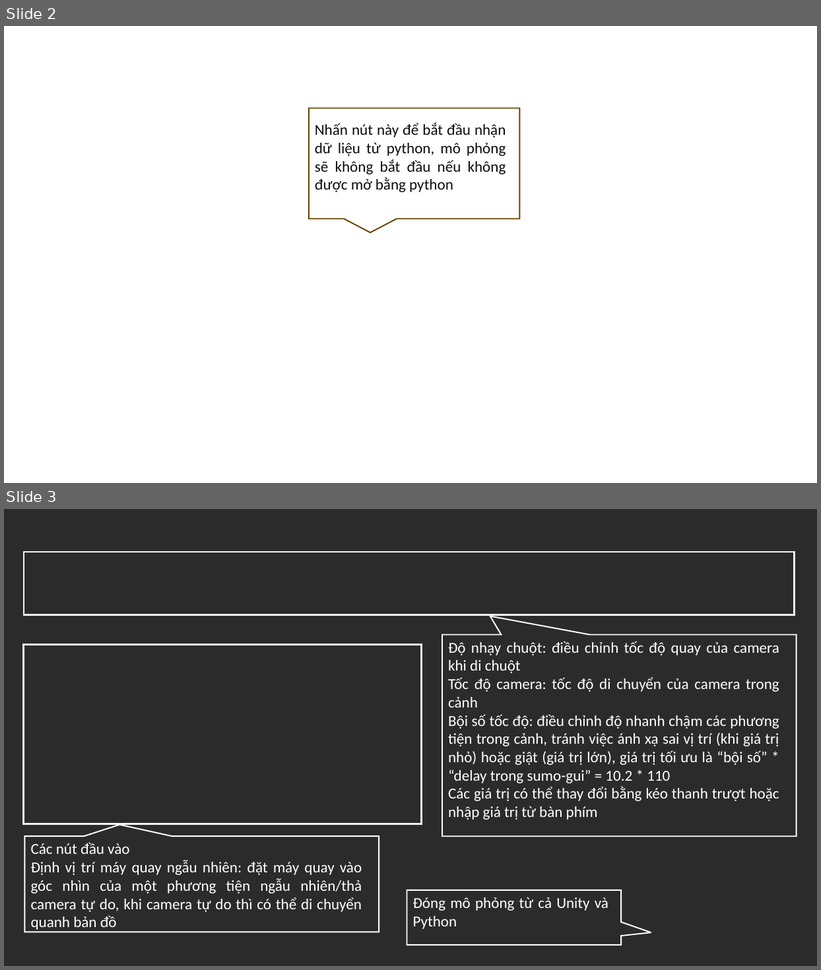
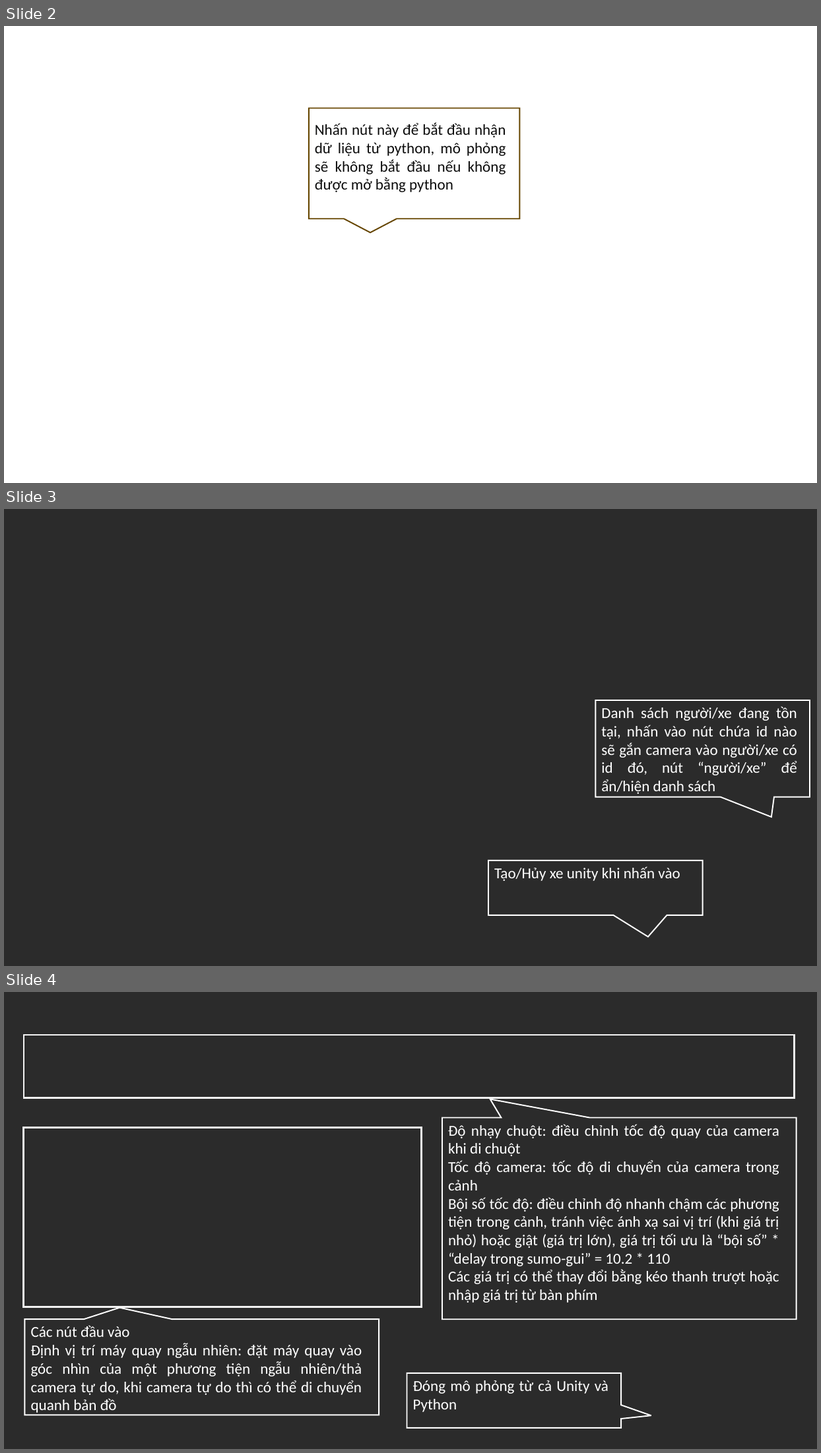
Before and after one commit to MinhHoang137/SUMO-GR1, a slide deck: Chức năng của giao diện trên Unity.pptx. Shown one above the other, each under a label of ours: slides 2 and 3 before the commit, slides 2, 3 and 4 after it. The pictures are 821x970 and 821x1453 pixels, drawn with LibreOffice and Linux fonts; fonts in the diff are those of the drawing; background and template pictures are left out; a plain dark background stands for a picture behind light text. Boxes give left, top, right and bottom in pixels: in the first picture for what was removed or moved away, otherwise in the second. Text is boxed around its words. In the diff, an @@ line names an element or a change of style, - is before the commit and + after.

```diff
--- a/Chức năng của giao diện trên Unity.pptx
+++ b/Chức năng của giao diện trên Unity.pptx
@@ slide 3 added at (x1=4, y1=509, x2=817, y2=966), background picture (left out) @@
@@ speech box added at (x1=596, y1=700, x2=810, y2=797), outline #FFFFFF 1.5 pt @@
@@ text added at (x1=601, y1=706, x2=797, y2=794), 18 pt, text #FFFFFF @@
+Danh sách người/xe đang tồn tại, nhấn vào nút chứa id nào sẽ gắn camera vào người/xe có id đó, nút “người/xe” để ẩn/hiện danh sách
@@ speech box added at (x1=488, y1=861, x2=702, y2=916), outline #FFFFFF 1.5 pt @@
@@ text added at (x1=494, y1=867, x2=680, y2=881), 18 pt, text #FFFFFF @@
+Tạo/Hủy xe unity khi nhấn vào
@@ what was slide 3 is now slide 4 @@
```
Also in this commit, not shown: 2 other slides added, 13 other files.
